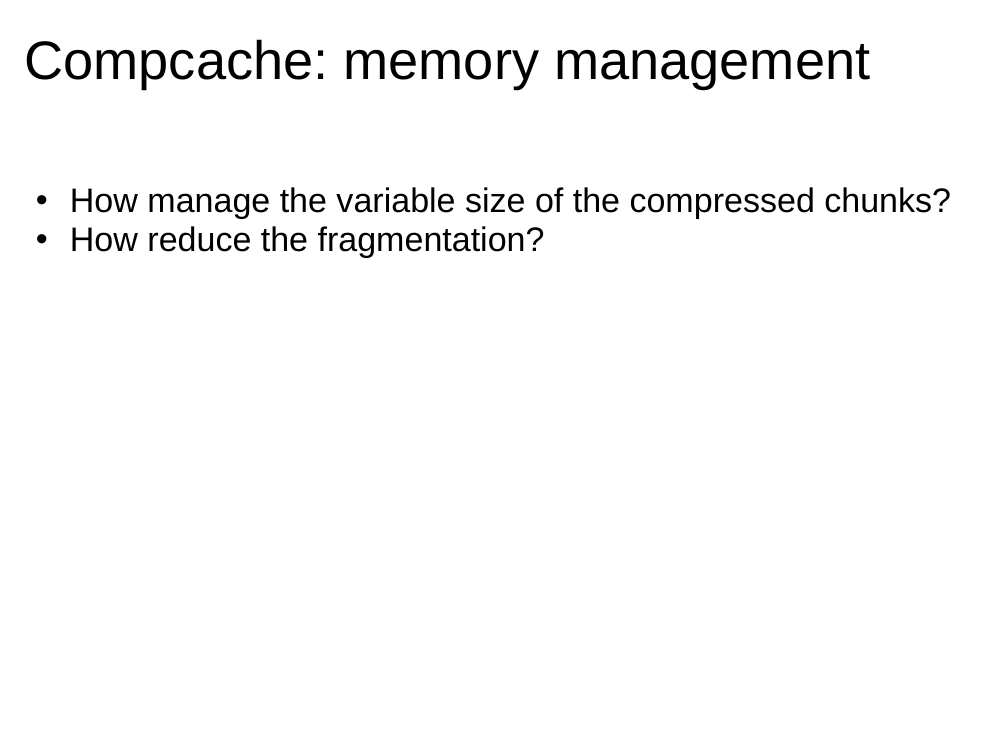
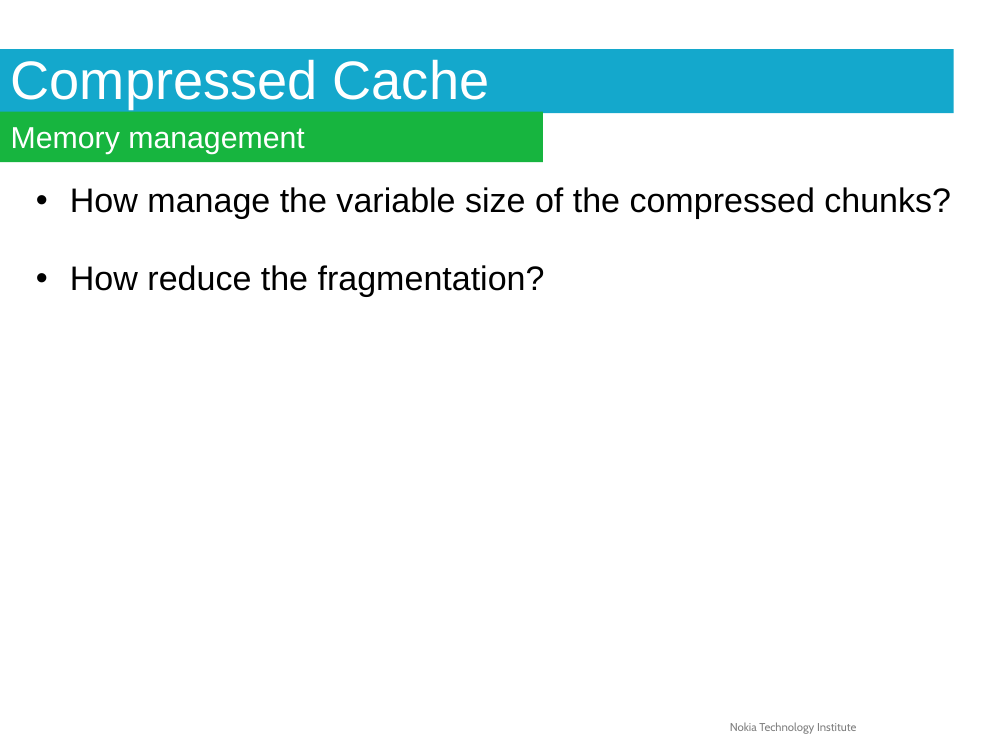
Before and after one commit to briglia/LinuxCon2011, a slide deck: slide 9 of linuxcon2011.odp (slide 8 before the commit). Drawn at 1008x756 pixels with LibreOffice and Linux fonts; fonts in the diff are those of the drawing; background and template pictures are left out. Boxes give left, top, right and bottom in pixels: in the first picture for what was removed or moved away, otherwise in the second. Text is boxed around its words. In the diff, an @@ line names an element or a change of style, - is before the commit and + after.

```diff
--- a/linuxcon2011.odp
+++ b/linuxcon2011.odp
@@ title added at (x1=0, y1=49, x2=954, y2=113), fill #14A8CC, 43 pt, text #FFFFFF @@
+Compressed Cache
@@ title removed at (x1=25, y1=39, x2=870, y2=89) @@
-Compcache: memory management
@@ rectangle added at (x1=0, y1=112, x2=543, y2=162), fill #17B53F, 24 pt, text #FFFFFF @@
+Memory management
@@ text "How manage the variable size ..." rewrapped from (x1=70, y1=187, x2=951, y2=257) to (x1=70, y1=187, x2=951, y2=296) @@
@@ text added at (x1=730, y1=722, x2=856, y2=734), 9 pt, text #7F7F7F @@
+Nokia Technology Institute
```
Also in this commit, not shown: 30 other slides changed, 1 slide added.
